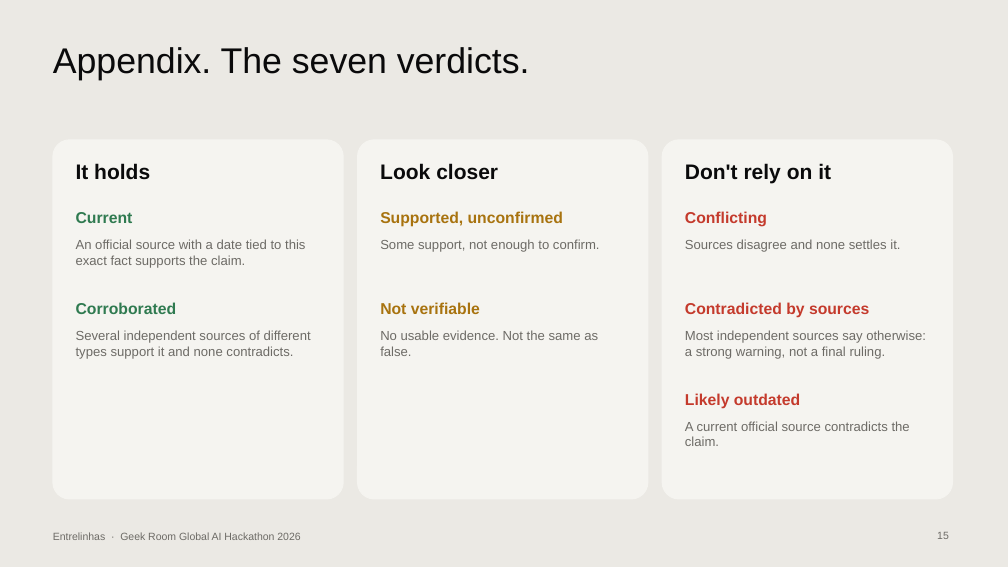
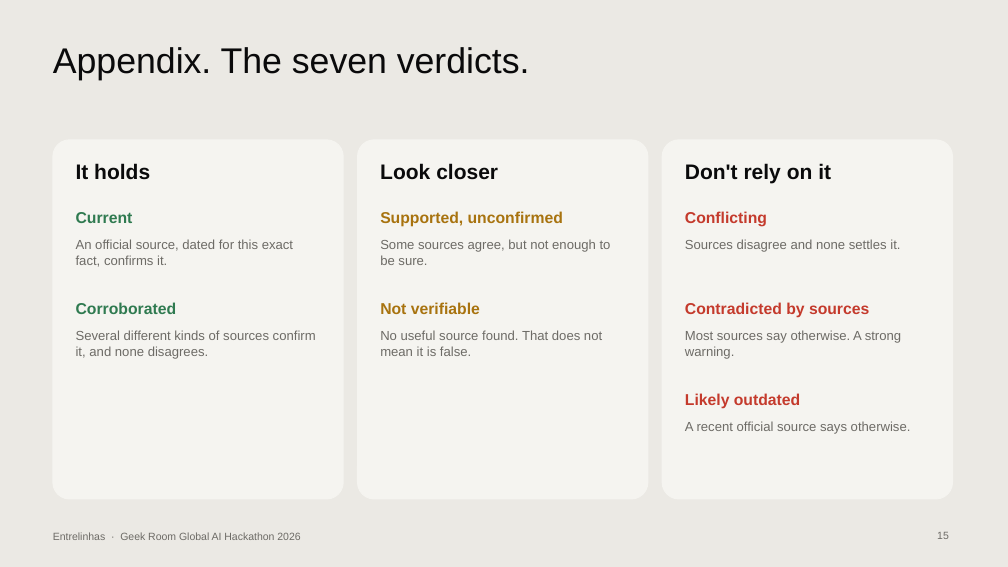
Before and after one commit to contatoalicecandido-lab/entrelinhas, a slide deck: slide 15 of submission/Entrelinhas_Pitch_Deck.pptx. Drawn at 1008x567 pixels with LibreOffice and Linux fonts; fonts in the diff are those of the drawing. Boxes give left, top, right and bottom in pixels: in the first picture for what was removed or moved away, otherwise in the second. Text is boxed around its words. In the diff, an @@ line names an element or a change of style, - is before the commit and + after.

```diff
--- a/submission/Entrelinhas_Pitch_Deck.pptx
+++ b/submission/Entrelinhas_Pitch_Deck.pptx
@@ text at bbox=[76, 239, 293, 267]: text changed @@
-An official source with a date tied to this exact fact supports the claim.
+An official source, dated for this exact fact, confirms it.
@@ text at bbox=[380, 239, 611, 265]: text changed @@
-Some support, not enough to confirm.
+Some sources agree, but not enough to be sure.
@@ text at bbox=[76, 330, 316, 359]: text changed @@
-Several independent sources of different types support it and none contradicts.
+Several different kinds of sources confirm it, and none disagrees.
@@ text at bbox=[380, 330, 602, 356]: text changed @@
-No usable evidence. Not the same as false.
+No useful source found. That does not mean it is false.
@@ text at bbox=[685, 330, 901, 359]: text changed @@
-Most independent sources say otherwise: a strong warning, not a final ruling.
+Most sources say otherwise. A strong warning.
@@ text at bbox=[685, 421, 911, 434]: text changed @@
-A current official source contradicts the claim.
+A recent official source says otherwise.
```
Also in this commit, not shown: 13 other slides changed.
